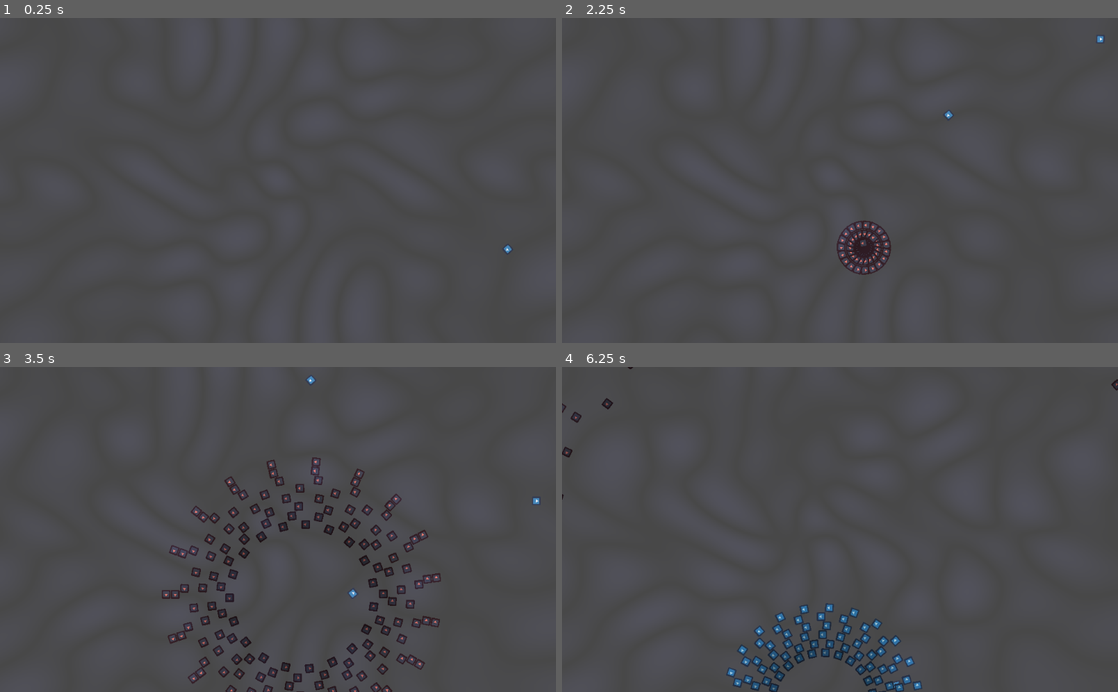
Above: before the commit, frames 1-4 (two rows, left to right).
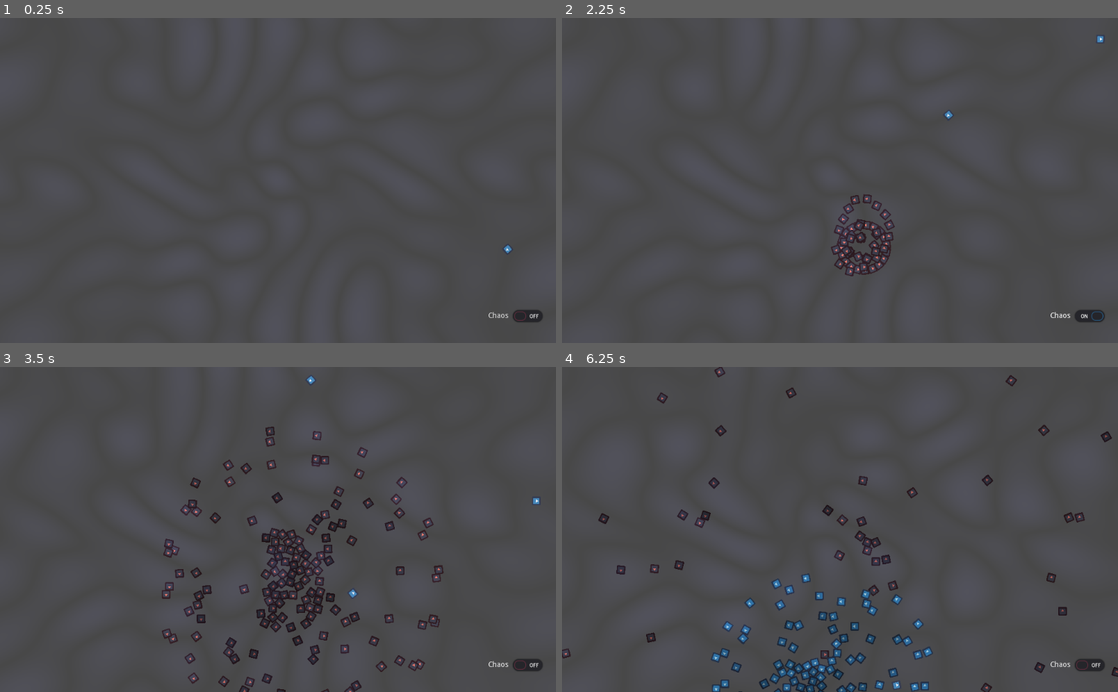
Above: after the commit, the same moments.

Repository: timtoo/gdspawner
Game: Godot game, scene res://Root.tscn
Same seed, same stepped clock (60 frames per second), same inputs: the game is played once before the commit and once after it. The engine's default icon, where the game draws it, is replaced by a stand-in: a white triangle on a blue panel in a dark square.
Inputs (mouse positions are in pixels of both pictures, inside the frame that each line leads up to):
- Up to frame 1 (0.25 s): no input
- Up to frame 2 (2.25 s): click (1079, 317) at 0.5 s, where only the run after the commit has a clickable "Chaos"; click (1079, 317) at 1.25 s, where only the run after the commit has a clickable "Chaos"; click (1079, 317) at 2 s, where only the run after the commit has a clickable "Chaos"
- Up to frame 3 (3.5 s): tap Enter at 2.75 s; tap C at 2.85 s
- Up to frame 4 (6.25 s): tap C every 0.75 s from 3.6 to 5.85 s

The runs differ from the first frame. In frame 1, 0.2% of the frame differs, in the area x 87-98%, y 89-94%; in frame 2, 1.0%; in frame 3, 7.6%, in the area x 29-98%, y 18-100%; in frame 4, 6.3%.

Commit message:
checkbutton for chaos

Diff:
--- /dev/null
+++ b/CanvasLayer.gd
@@ -0,0 +1,22 @@
+extends CanvasLayer
+
+func _ready():
+	# so we can automatically kill ourselves when out of bounds
+	get_tree().get_root().connect("size_changed", self, "on_screensize_change")
+	on_screensize_change()
+
+	# why connecting this signal doesn't work??
+	$CheckButton.connect("toggled", self, "on_chaos_toggle", [true])
+
+func on_screensize_change():
+	var screen_size = get_viewport().get_visible_rect().size
+	$TextureRect.set_size(screen_size)
+
+func on_chaos_toggle(state: bool):
+	print(state)
+	get_parent().collision_enabled = state
+
+# connected via editor, because in code isn't working.
+func _on_CheckButton_toggled(button_pressed):
+	get_parent().collision_enabled = button_pressed
+	print("toggle", button_pressed)
--- a/Root.gd
+++ b/Root.gd
@@ -30,8 +30,12 @@
 func _input(event):
 	if event is InputEventKey and event.pressed:
 		if event.scancode == KEY_C:
-			collision_enabled = ! collision_enabled
-			print("Collision ?! ", collision_enabled)
+			var button = $CanvasLayer/CheckButton
+			button.pressed = !collision_enabled
+
+			# button handles this now; only uncomment if button removed
+			#collision_enabled = ! collision_enabled
+			#print("Collision ?! ", collision_enabled)
 
 # note: spawn nodes are not cleaned up, so is a memory leak situation
 func _process(delta):
--- a/Root.tscn
+++ b/Root.tscn
@@ -1,12 +1,8 @@
-[gd_scene load_steps=7 format=2]
+[gd_scene load_steps=6 format=2]
 
 [ext_resource path="res://Root.gd" type="Script" id=1]
 [ext_resource path="res://icon.png" type="Texture" id=2]
-[ext_resource path="res://TextureRect.gd" type="Script" id=3]
-
-[sub_resource type="Environment" id=1]
-background_mode = 4
-adjustment_enabled = true
+[ext_resource path="res://CanvasLayer.gd" type="Script" id=4]
 
 [sub_resource type="Shader" id=2]
 code = "shader_type canvas_item;
@@ -55,12 +51,10 @@
 [node name="Root" type="Node2D"]
 script = ExtResource( 1 )
 
-[node name="WorldEnvironment" type="WorldEnvironment" parent="."]
-environment = SubResource( 1 )
+[node name="CanvasLayer" type="CanvasLayer" parent="."]
+script = ExtResource( 4 )
 
-[node name="CanvasLayer" type="CanvasLayer" parent="WorldEnvironment"]
-
-[node name="TextureRect" type="TextureRect" parent="WorldEnvironment/CanvasLayer"]
+[node name="TextureRect" type="TextureRect" parent="CanvasLayer"]
 material = SubResource( 3 )
 margin_right = 702.0
 margin_bottom = 406.0
@@ -70,7 +64,22 @@
 size_flags_vertical = 3
 texture = ExtResource( 2 )
 expand = true
-script = ExtResource( 3 )
 __meta__ = {
 "_edit_use_anchors_": false
 }
+
+[node name="CheckButton" type="CheckButton" parent="CanvasLayer"]
+anchor_left = 0.872
+anchor_top = 0.862
+anchor_right = 0.872
+anchor_bottom = 0.908
+margin_right = 76.0
+margin_bottom = 40.0
+focus_mode = 0
+text = "Chaos"
+flat = true
+__meta__ = {
+"_edit_use_anchors_": false
+}
+
+[connection signal="toggled" from="CanvasLayer/CheckButton" to="CanvasLayer" method="_on_CheckButton_toggled"]
--- a/TextureRect.gd
+++ /dev/null
@@ -1,10 +0,0 @@
-extends TextureRect
-
-func _ready():
-	# so we can automatically kill ourselves when out of bounds
-	get_tree().get_root().connect("size_changed", self, "set_screensize")
-	set_screensize()
-
-func set_screensize():
-	var screen_size = get_viewport().get_visible_rect().size
-	set_size(screen_size)
